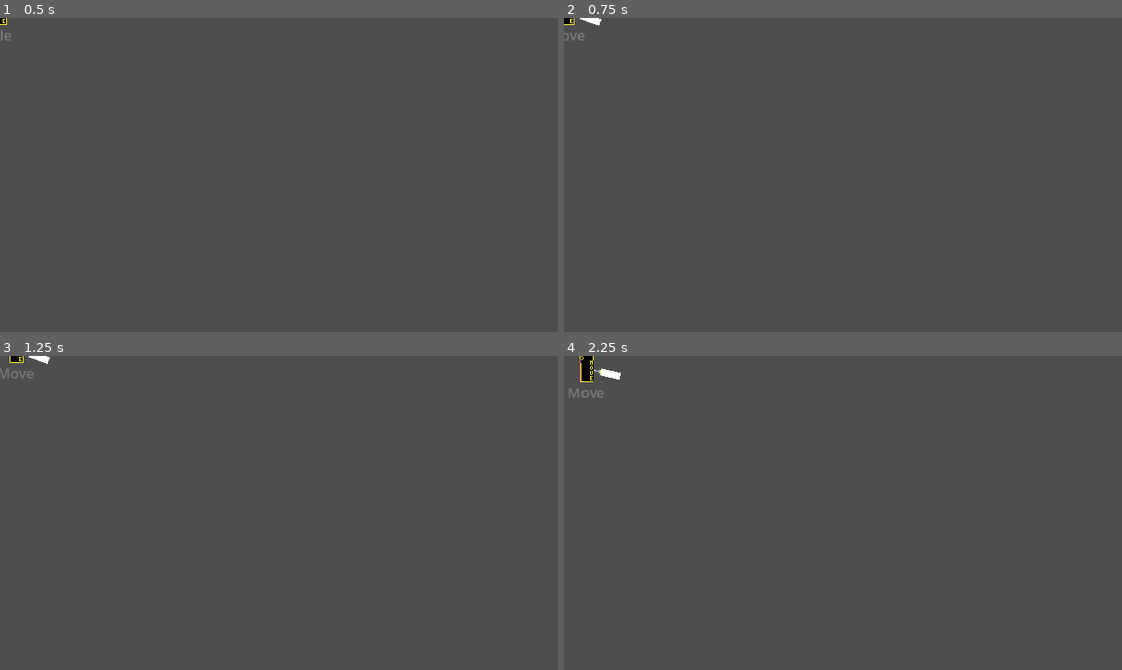
Above: before the commit, frames 1-4 (two rows, left to right).
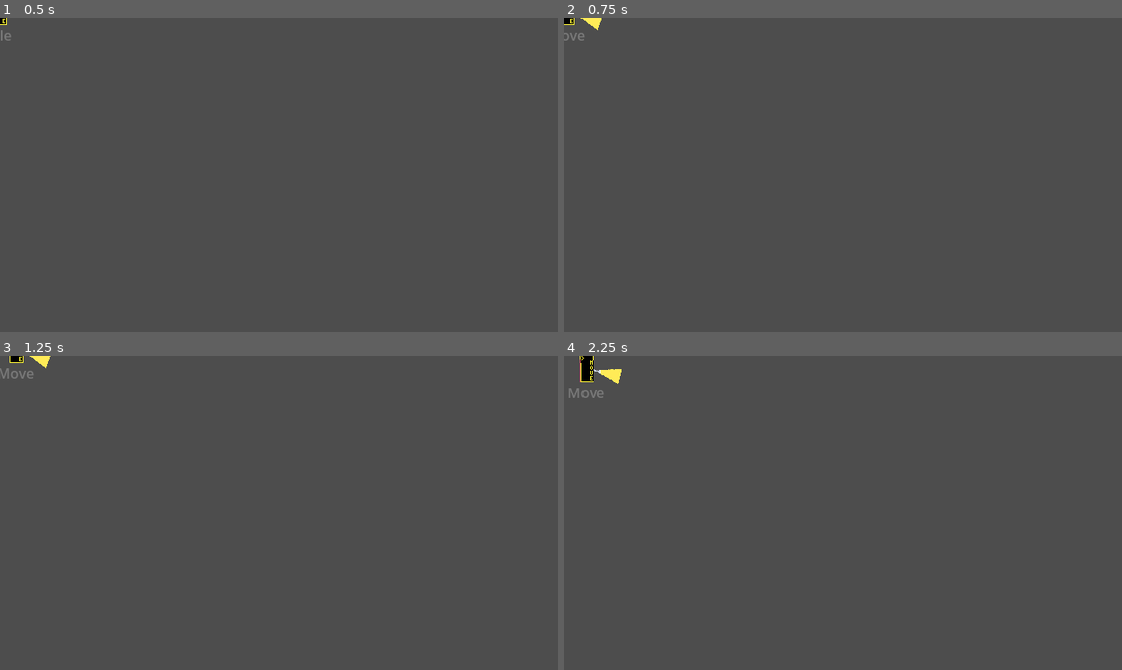
Above: after the commit, the same moments.

Repository: zibetnu/haunting-hijinx
Game: Godot game, scene res://src/player/hunter.tscn
Same seed, same stepped clock (60 frames per second), same inputs: the game is played once before the commit and once after it. This scene is started directly instead of the project's main scene.
Inputs (mouse positions are in pixels of both pictures, inside the frame that each line leads up to):
- Up to frame 1 (0.5 s): no input
- Up to frame 2 (0.75 s): tap Enter at 0.5 s; move the mouse to (965, 159) at 0.52 s; press the mouse at (965, 159) at 0.53 s; hold D (move_right) from 0.53 s (still down)
- Up to frame 3 (1.25 s): keep holding D (move_right)
- Up to frame 4 (2.25 s): move the mouse to (731, 528) at 1.27 s; release D (move_right) at 1.28 s; release the mouse at (731, 528) at 1.28 s; hold S (move_down) 1.28-2.03 s; right-click (731, 528) at 1.35 s; move the mouse to (898, 443) at 2.02 s; press the mouse at (898, 443) at 2.03 s; hold D (move_right) from 2.03 s (still down)

Frame 1 is identical in both runs. In frame 2, less than 0.1% of the frame differs, in the area x 2-7%, y 0-4%; in frame 3, less than 0.1%; in frame 4, 0.1%, in the area x 5-11%, y 3-9%.

Commit message:
Add new flashlight beam

Diff:
--- a/src/player/ability/flashlight/flashlight.gd
+++ b/src/player/ability/flashlight/flashlight.gd
@@ -3,21 +3,34 @@
 
 signal battery_low
 
+const MAX_CAST_LENGTH = 24
+const FLASHLIGHT_BODY_PERCENTAGE = 0.25
+
 @export var action_name: String
 @export var max_battery := 1200
-@export var rotation_speed := PI / 60
-@export var weak_to: DamageSource.Type
-@export var low_percentage := 0.33
 @export var battery := max_battery:
 	set(value):
 		battery = clamp(value, 0, max_battery)
+		$Sprite2D.material.set_shader_parameter(
+				"percentage",
+				FLASHLIGHT_BODY_PERCENTAGE + (1.0 - FLASHLIGHT_BODY_PERCENTAGE) * percentage
+		)
+		for raycast in $RayCasts.get_children():
+			raycast.target_position.x = _min_cast_length + MAX_CAST_LENGTH * percentage
+
+@export var low_percentage := 0.33
+@export var rotation_speed := PI / 60
+@export var weak_to: DamageSource.Type
 
 var is_battery_low: bool:
 	get:
-		return float(battery) / max_battery < low_percentage
+		return percentage < low_percentage
 
-@onready var _max_beam_length = $Beam.size.x
-@onready var _min_beam_cast_length = $RayCasts.get_children()[0].target_position.x
+var percentage: float:
+	get:
+		return float(battery) / max_battery
+
+@onready var _min_cast_length = $RayCasts.get_children()[0].target_position.x
 
 
 func _ready() -> void:
@@ -30,19 +43,17 @@
 func _physics_process(_delta: float) -> void:
 	update_direction()
 
-	if float(battery) / max_battery < low_percentage:
+	if percentage < low_percentage:
 		battery_low.emit()
 
-	$Beam.visible = player.controller.is_action_pressed(action_name) and battery > 0
-	$Body.frame = int($Beam.visible)
-	if not $Beam.visible:
+	var active := player.controller.is_action_pressed(action_name) and battery > 0
+	if multiplayer.is_server():
+		$Sprite2D.frame = int(active)
+
+	if not active:
 		return
 
 	battery -= 1
-	$Beam.size.x = _max_beam_length * battery / max_battery
-	for raycast in $RayCasts.get_children():
-		raycast.target_position.x = _min_beam_cast_length + $Beam.size.x
-
 	for raycast in $RayCasts.get_children():
 		if not raycast.is_colliding():
 			continue
@@ -76,6 +87,5 @@
 func _on_player_state_machine_transitioned(state_name: String) -> void:
 	var active := state_name in _state_names
 	set_physics_process(active)
-	if not active:
-		$Beam.visible = false
-		$Body.frame = 0
+	if multiplayer.is_server():
+		$Sprite2D.frame = int(active)
--- a/src/player/ability/flashlight/flashlight.tscn
+++ b/src/player/ability/flashlight/flashlight.tscn
@@ -1,8 +1,8 @@
 [gd_scene load_steps=6 format=3 uid="uid://dyev6t6l5ykdp"]
 
 [ext_resource type="Script" path="res://src/player/ability/flashlight/flashlight.gd" id="1_s0dbb"]
-[ext_resource type="Texture2D" uid="uid://cmumlvwo16g81" path="res://assets/flashlight.png" id="2_f4nrq"]
-[ext_resource type="Material" uid="uid://djjpbdxuaaox7" path="res://src/shaders/fast_rotsprite/fast_rotsprite.tres" id="2_yi88m"]
+[ext_resource type="Material" uid="uid://8oo13typkhrt" path="res://src/shaders/multi_frame_wipe/multi_frame_wipe.tres" id="2_hyikt"]
+[ext_resource type="Texture2D" uid="uid://cwjmhpmygymjj" path="res://assets/flashlight/flashlight_upscaled.png" id="3_l7kel"]
 
 [sub_resource type="CircleShape2D" id="CircleShape2D_b6far"]
 radius = 8.0
@@ -14,12 +14,9 @@
 properties/1/path = NodePath(".:rotation")
 properties/1/spawn = true
 properties/1/sync = true
-properties/2/path = NodePath("Beam:visible")
+properties/2/path = NodePath("Sprite2D:frame")
 properties/2/spawn = true
 properties/2/sync = true
-properties/3/path = NodePath("Beam:size")
-properties/3/spawn = true
-properties/3/sync = true
 
 [node name="Flashlight" type="Area2D" groups=["flashlights"]]
 y_sort_enabled = true
@@ -34,17 +31,13 @@
 scale = Vector2(0.99, 0.99)
 shape = SubResource("CircleShape2D_b6far")
 
-[node name="Body" type="Sprite2D" parent="."]
-material = ExtResource("2_yi88m")
-position = Vector2(12, 0)
-texture = ExtResource("2_f4nrq")
+[node name="Sprite2D" type="Sprite2D" parent="."]
+material = ExtResource("2_hyikt")
+position = Vector2(24, 0)
+scale = Vector2(0.5, 0.5)
+texture = ExtResource("3_l7kel")
 hframes = 2
-
-[node name="Beam" type="ColorRect" parent="."]
-offset_left = 16.0
-offset_top = -4.0
-offset_right = 40.0
-offset_bottom = 4.0
+frame = 1
 
 [node name="MultiplayerSynchronizer" type="MultiplayerSynchronizer" parent="."]
 replication_config = SubResource("SceneReplicationConfig_wbqrx")
--- /dev/null
+++ b/src/shaders/multi_frame_wipe/multi_frame_wipe.gdshader
@@ -0,0 +1,26 @@
+shader_type canvas_item;
+// Wipe an image horizontally or vertically using a custom alpha.
+// Supports wiping sprites that have multiple frames.
+// Taken from https://godotshaders.com/shader/multi-frame-wipe/.
+
+uniform float percentage: hint_range(0, 1, 0.01);
+uniform float hidden_alpha: hint_range(0, 1, 0.01) = 0;
+
+uniform bool horizontal = false;
+uniform bool invert = false;
+
+uniform int frames: hint_range(1, 100, 1) = 1;
+
+void fragment() {
+	float frame_uv_size = 1.0 / float(frames);
+	float uv_pos = horizontal ? UV.x : UV.y;
+
+	// Reduce the uv_pos in all frames to the same relative position in the
+	// first frame. For example: with 2 frames, a uv_pos of 0.75 is 0.25 away
+	// from the second frame's start of 0.5, so it will be reduced to 0.25.
+	uv_pos -= frame_uv_size * floor(uv_pos / frame_uv_size);
+
+	float frame_percentage = percentage / float(frames);
+	float step_value = invert ? step(frame_percentage, uv_pos) : step(uv_pos, frame_percentage);
+	COLOR.a = texture(TEXTURE, UV).a * (hidden_alpha + step_value);
+}
--- /dev/null
+++ b/src/shaders/multi_frame_wipe/multi_frame_wipe.tres
@@ -0,0 +1,12 @@
+[gd_resource type="ShaderMaterial" load_steps=2 format=3 uid="uid://8oo13typkhrt"]
+
+[ext_resource type="Shader" path="res://src/shaders/multi_frame_wipe/multi_frame_wipe.gdshader" id="1_uqie1"]
+
+[resource]
+resource_local_to_scene = true
+shader = ExtResource("1_uqie1")
+shader_parameter/percentage = 1.0
+shader_parameter/hidden_alpha = 0.0
+shader_parameter/horizontal = true
+shader_parameter/invert = false
+shader_parameter/frames = 2
Binary file removed: assets/flashlight.png
Binary file added: assets/flashlight/flashlight.png
Not shown, added: assets/flashlight/flashlight.png.import
Binary file added: assets/flashlight/flashlight_upscaled.png
Not shown, changed: assets/flashlight/flashlight_upscaled.png.import
